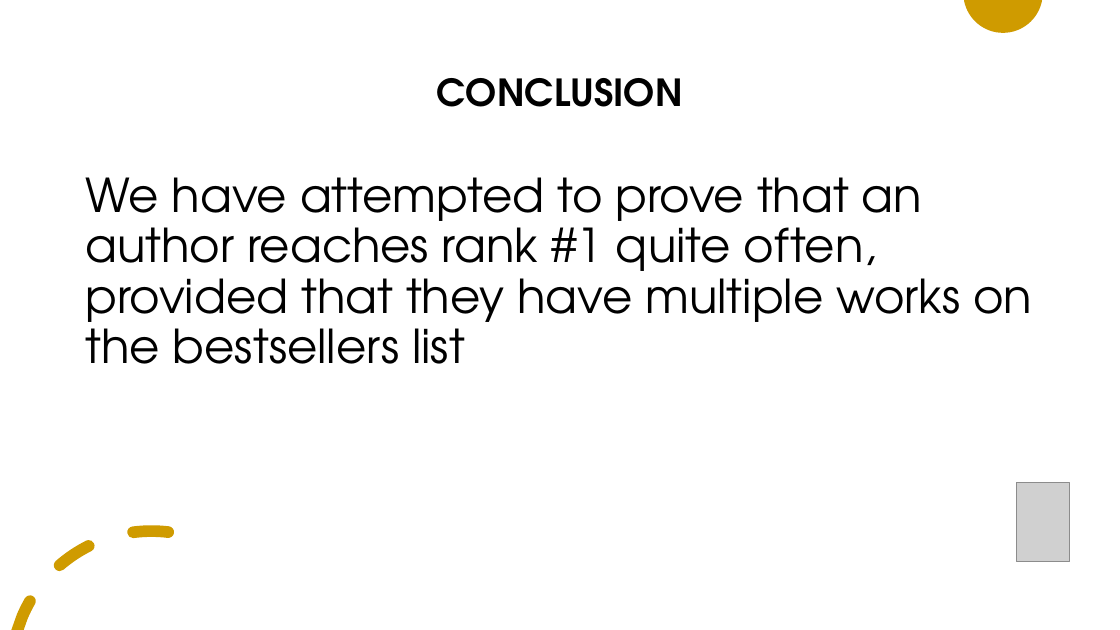
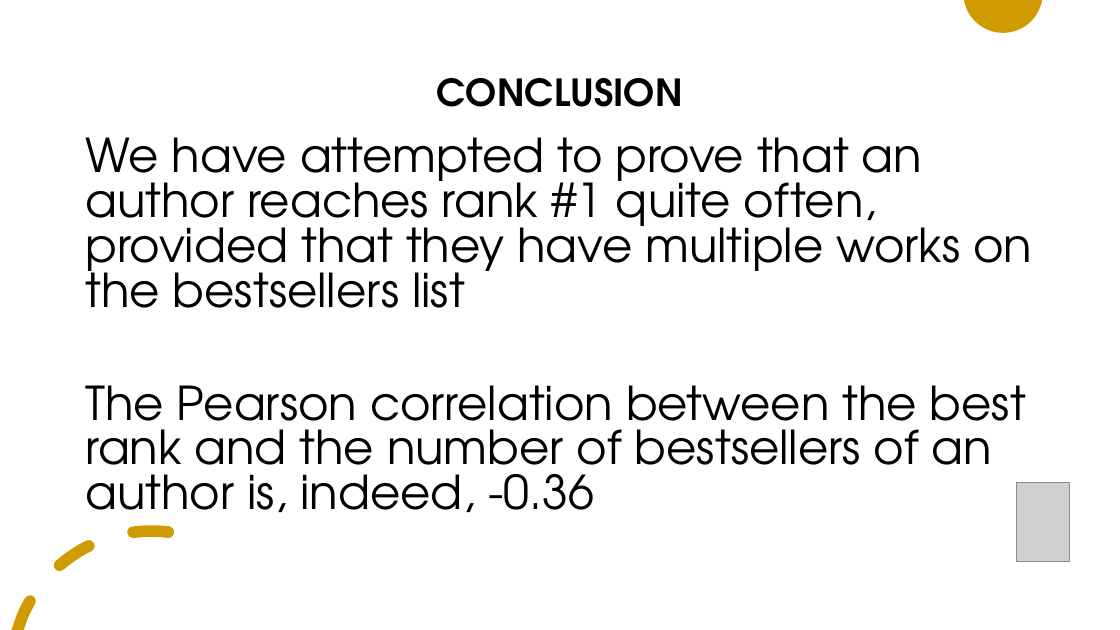
Before and after one commit to robibistspark/py4viz, a slide deck: slide 7 of py4viz slides.pptx. Drawn at 1120x630 pixels with LibreOffice and Linux fonts; fonts in the diff are those of the drawing; grey boxes stand for pictures. Boxes give left, top, right and bottom in pixels: in the first picture for what was removed or moved away, otherwise in the second. Text is boxed around its words. In the diff, an @@ line names an element or a change of style, - is before the commit and + after.

```diff
--- a/py4viz slides.pptx
+++ b/py4viz slides.pptx
@@ text "We have attempted to prove ...": place and size @@
-text "We have attempted to prove ..." at box(85, 177, 1032, 364)
+text "We have attempted to prove ..." at box(85, 137, 1032, 531)
@@ text at box(85, 137, 1032, 308): line spacing 0.9 to 0.8 @@
@@ text at box(85, 385, 1026, 531): paragraph added @@
+The Pearson correlation between the best rank and the number of bestsellers of an author is, indeed, -0.36
```
